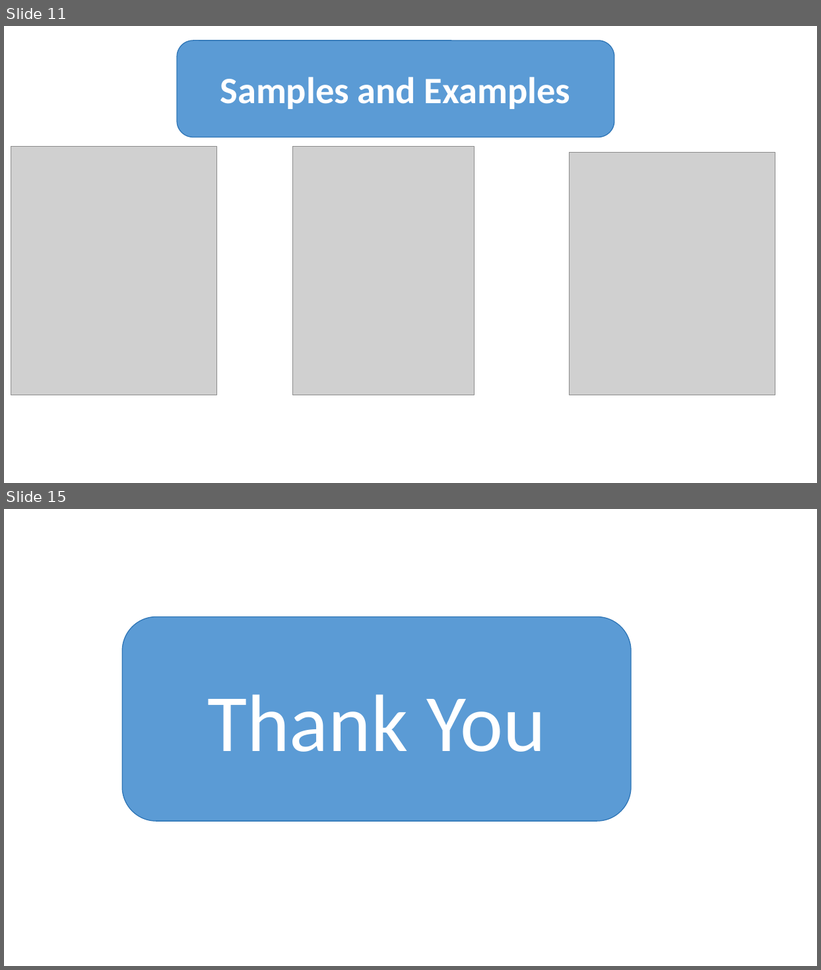
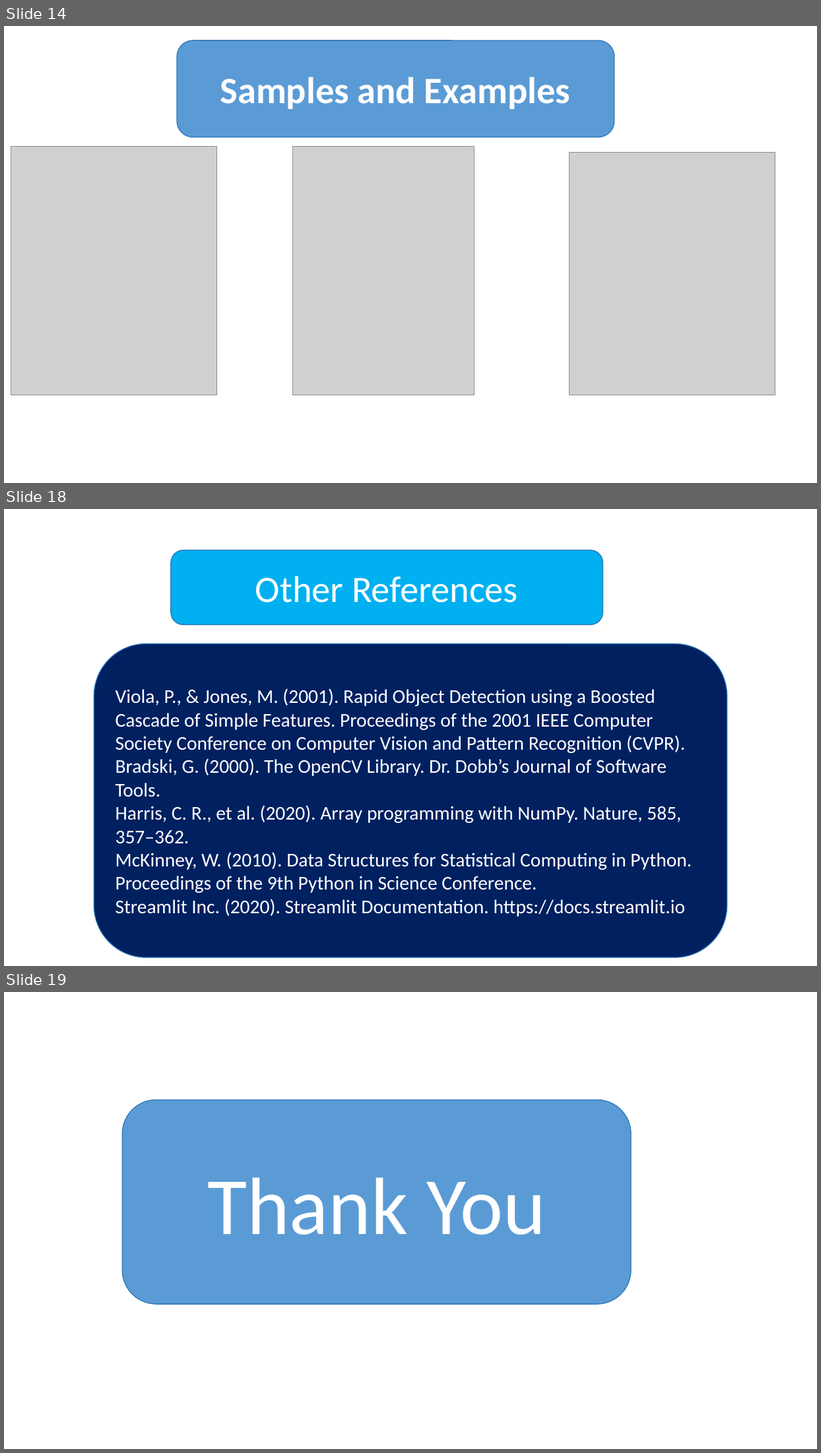
Before and after one commit to SpringBoardMentor0781j/Dermal_Scan_Project_2025, a slide deck: docs/Presentation1.pptx. Shown one above the other, each under a label of ours: slides 11 and 15 before the commit, slides 14, 18 and 19 after it; the slides between them are not shown. The pictures are 821x970 and 821x1453 pixels, drawn with LibreOffice and Linux fonts; fonts in the diff are those of the drawing; grey boxes stand for pictures; background and template pictures are left out. Boxes give left, top, right and bottom in pixels: in the first picture for what was removed or moved away, otherwise in the second. Text is boxed around its words. In the diff, an @@ line names an element or a change of style, - is before the commit and + after.

```diff
--- a/docs/Presentation1.pptx
+++ b/docs/Presentation1.pptx
@@ slide 18 added at [4,509,817,966], background picture (left out) @@
@@ rounded rectangle added at [171,551,604,625], fill #00B0F0, outline #2E75B6 1 pt, 44 pt, text #FFFFFF @@
+Other References
@@ rounded rectangle added at [94,644,727,958], fill #002060, outline #2E75B6 1 pt, 23 pt, text #FFFFFF @@
+Viola, P., & Jones, M. (2001). Rapid Object Detection using a Boosted Cascade of Simple Features. Proceedings of the 2001 IEEE Computer Society Conference on Computer Vision and Pattern Recognition (CVPR).
+Bradski, G. (2000). The OpenCV Library. Dr. Dobb’s Journal of Software Tools.
+Harris, C. R., et al. (2020). Array programming with NumPy. Nature, 585, 357–362.
+McKinney, W. (2010). Data Structures for Statistical Computing in Python. Proceedings of the 9th Python in Science Conference.
+Streamlit Inc. (2020). Streamlit Documentation. https://docs.streamlit.io
@@ what was slide 11 is now slide 14 @@
@@ what was slide 15 is now slide 19 @@
```
Also in this commit, not shown: 10 slides changed, 3 other slides added, 4 other files.
